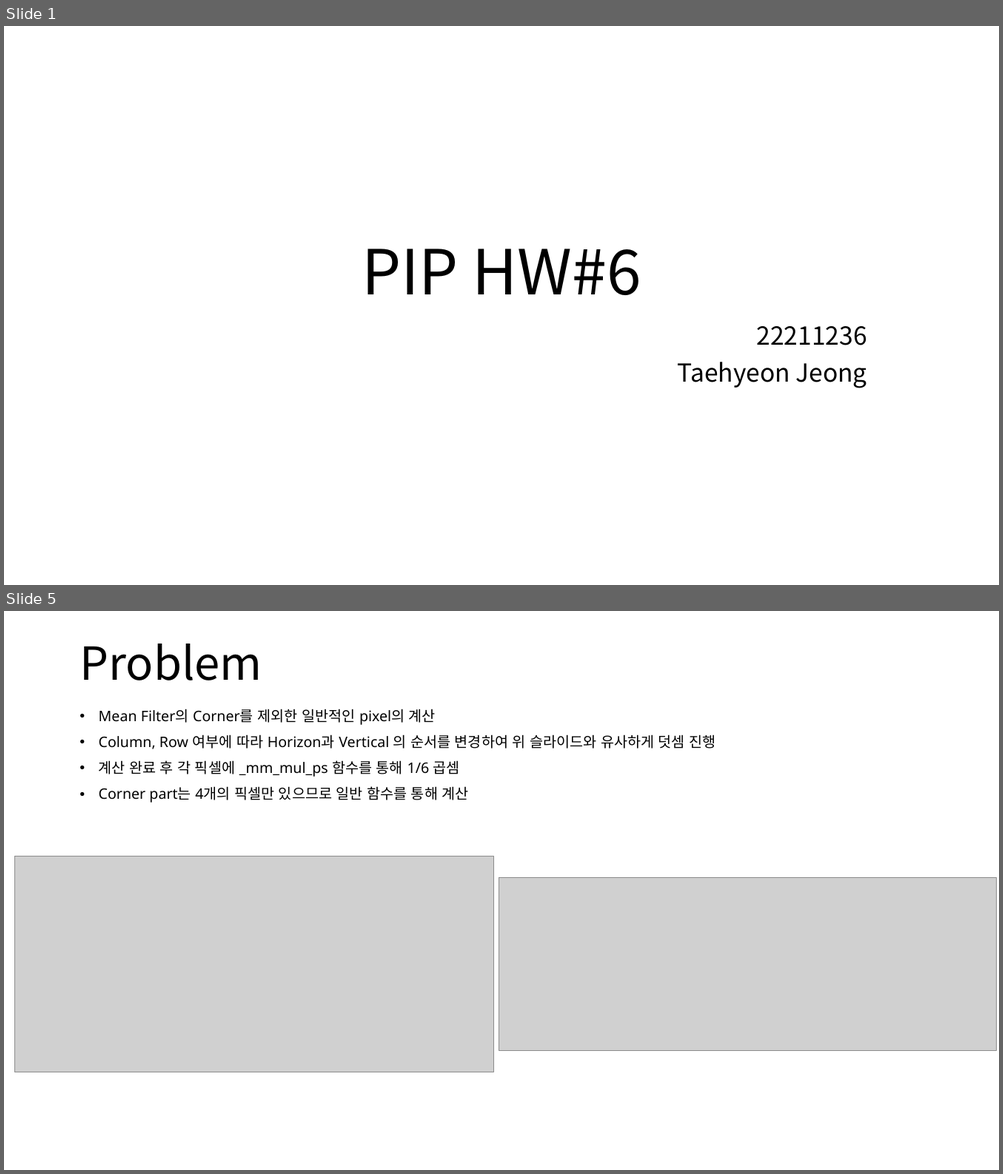
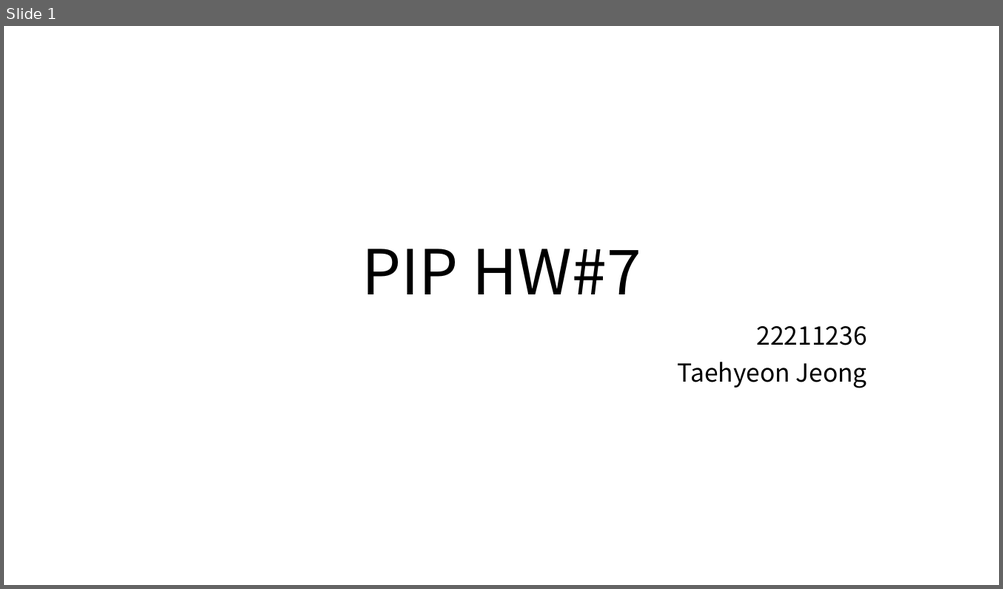
Before and after one commit to Burgunthy/Parallel-Image-Processing, a slide deck: chapter7_SSE_Mean_Filter/sse_Mean_Filter.pptx. Shown one above the other, each under a label of ours: slides 1 and 5 before the commit, slide 1 after it; the slides between them are not shown. The pictures are 1003x1174 and 1003x589 pixels, drawn with LibreOffice and Linux fonts; fonts in the diff are those of the drawing; grey boxes stand for pictures. Boxes give left, top, right and bottom in pixels: in the first picture for what was removed or moved away, otherwise in the second. Text is boxed around its words. In the diff, an @@ line names an element or a change of style, - is before the commit and + after.

```diff
--- a/chapter7_SSE_Mean_Filter/sse_Mean_Filter.pptx
+++ b/chapter7_SSE_Mean_Filter/sse_Mean_Filter.pptx
@@ slide 5 removed at [4,611,999,1170], background #FFFFFF @@
@@ title removed at [79,644,262,681] @@
-Problem
@@ text removed at [99,709,715,803] @@
-• Mean Filter의 Corner를 제외한 일반적인 pixel의 계산
-• Column, Row 여부에 따라 Horizon과 Vertical 의 순서를 변경하여 위 슬라이드와 유사하게 덧셈 진행
-• 계산 완료 후 각 픽셀에 _mm_mul_ps 함수를 통해 1/6 곱셈
-• Corner part는 4개의 픽셀만 있으므로 일반 함수를 통해 계산
@@ picture removed at [14,857,493,1073] @@
@@ picture removed at [498,878,996,1051] @@
@@ slide 1 changed as well @@
@@ title at [361,249,641,295]: text changed @@
-PIP HW#6
+PIP HW#7
```
Also in this commit, not shown: 2 other slides changed, 8 slides added, 2 other slides removed, 2 other files.
